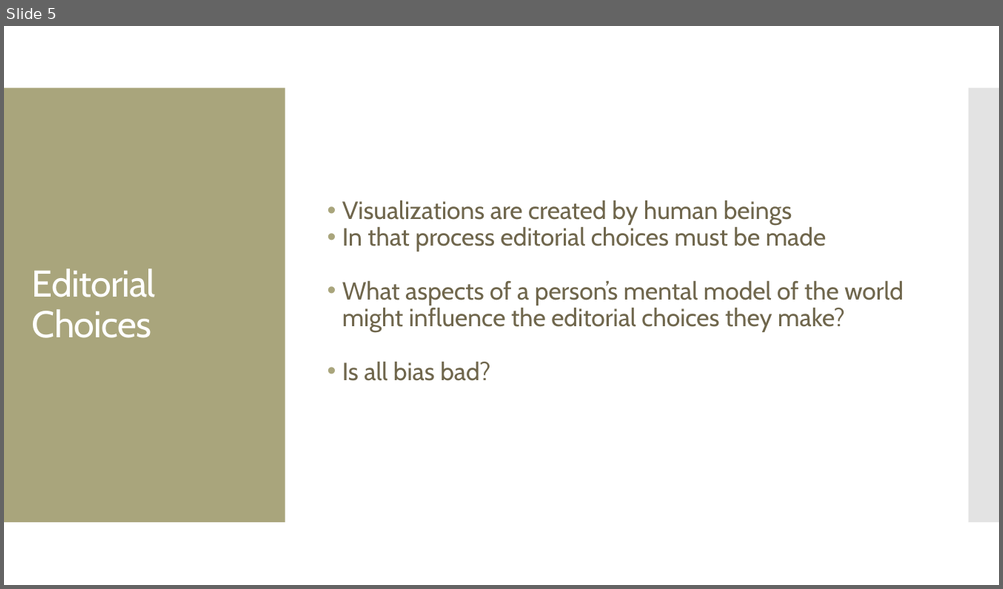
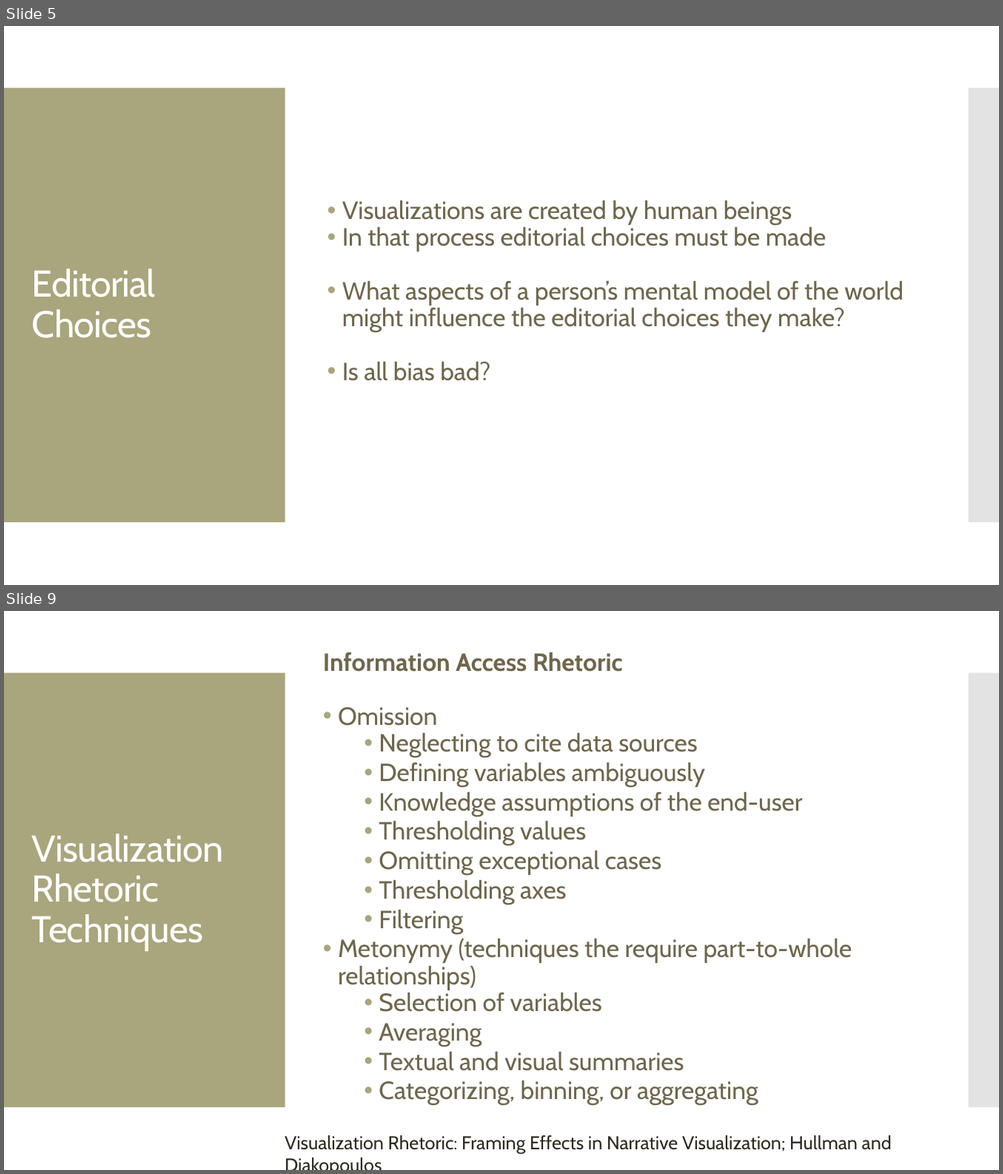
Before and after one commit to amosca01/SDS-CSC109, a slide deck: slides/14-persuasive-vis.pptx. Shown one above the other, each under a label of ours: slide 5 before the commit, slides 5 and 9 after it; the slides between them are not shown. The pictures are 1003x589 and 1003x1174 pixels, drawn with LibreOffice and Linux fonts; fonts in the diff are those of the drawing. Boxes give left, top, right and bottom in pixels: in the first picture for what was removed or moved away, otherwise in the second. Text is boxed around its words. In the diff, an @@ line names an element or a change of style, - is before the commit and + after.

```diff
--- a/slides/14-persuasive-vis.pptx
+++ b/slides/14-persuasive-vis.pptx
@@ slide 9 added at box(4, 611, 999, 1170), background #FFFFFF; not listed: 2 template elements that a slide beside it also shows @@
@@ text added at box(323, 652, 852, 1071), 24 pt, text #6F664C @@
+Information Access Rhetoric
+• Omission
+  • Neglecting to cite data sources
+  • Defining variables ambiguously
+  • Knowledge assumptions of the end-user
+  • Thresholding values
+  • Omitting exceptional cases
+  • Thresholding axes
+  • Filtering
+• Metonymy (techniques the require part-to-whole relationships)
+  • Selection of variables
+  • Averaging
+  • Textual and visual summaries
+  • Categorizing, binning, or aggregating
@@ title added at box(32, 834, 223, 951), 36 pt, text #FFFFFF @@
+Visualization Rhetoric Techniques
@@ text added at box(284, 1136, 891, 1154), 18 pt, text #2F2B20 @@
+Visualization Rhetoric: Framing Effects in Narrative Visualization; Hullman and Diakopoulos
```
Also in this commit, not shown: 3 slides changed, 10 other slides added, 12 other files.
